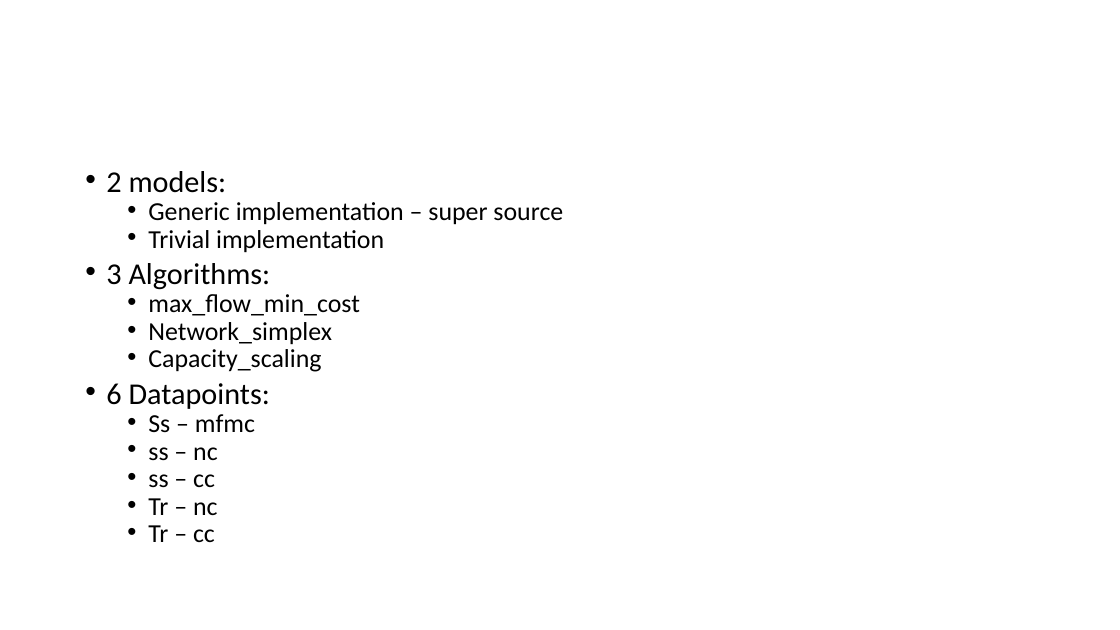
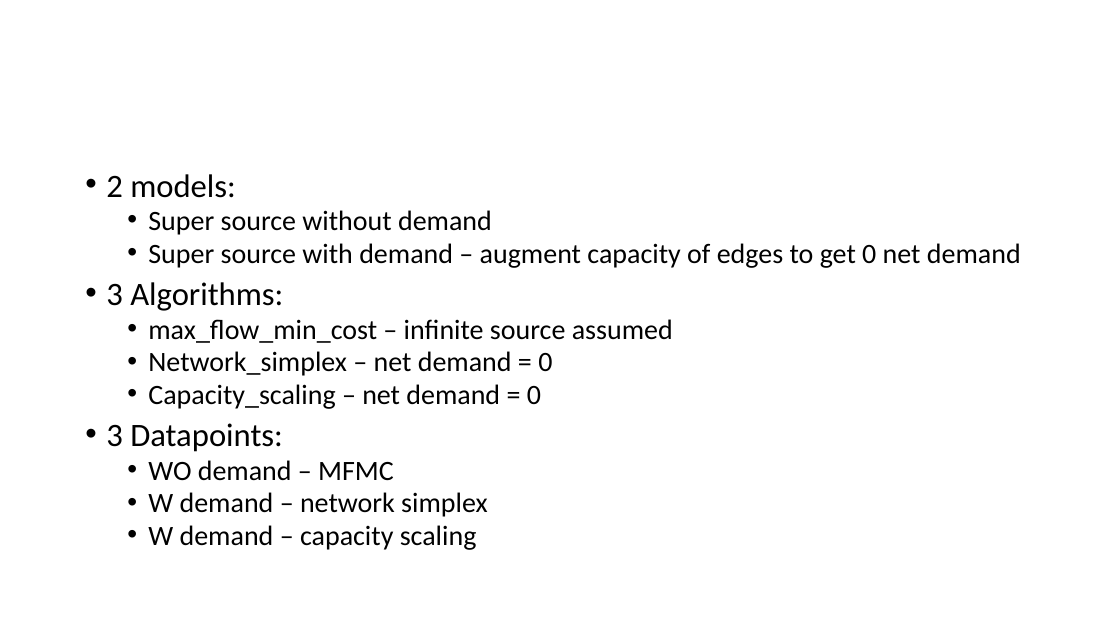
Before and after one commit to anirudhakulkarni/Parallel-MCMF-at-IISc-Research, a slide deck: slide 2 of reports/exp-2-report.pptx. Drawn at 1120x630 pixels with LibreOffice and Linux fonts; fonts in the diff are those of the drawing. Boxes give left, top, right and bottom in pixels: in the first picture for what was removed or moved away, otherwise in the second. Text is boxed around its words. In the diff, an @@ line names an element or a change of style, - is before the commit and + after.

Commit message:
bgl and lemon implementation added

```diff
--- a/reports/exp-2-report.pptx
+++ b/reports/exp-2-report.pptx
@@ text at (x1=106, y1=174, x2=283, y2=311): size 25.9 to 28 pt in "2 models:", "3 Algorithms:"; line spacing 0.7 to 0.8 @@
@@ text at (x1=148, y1=210, x2=1021, y2=268): text changed; size 22.2 to 24 pt @@
-  • Generic implementation – super source
-  • Trivial implementation
+  • Super source without demand
+  • Super source with demand – augment capacity of edges to get 0 net demand
@@ text at (x1=106, y1=319, x2=673, y2=550): text changed; size 22.2 to 24 pt @@
-  • max_flow_min_cost
-  • Network_simplex
-  • Capacity_scaling
-• 6 Datapoints:
-  • Ss – mfmc
-  • ss – nc
-  • ss – cc
-  • Tr – nc
-  • Tr – cc
+  • max_flow_min_cost – infinite source assumed
+  • Network_simplex – net demand = 0
+  • Capacity_scaling – net demand = 0
+• 3 Datapoints:
+  • WO demand – MFMC
+  • W demand – network simplex
+  • W demand – capacity scaling
```
Also in this commit, not shown: 1 slide added, 29 other files.
